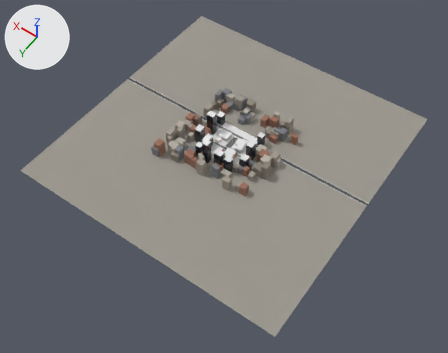
The glTF model game/assets/levels/downtown.gltf, before and after one commit.
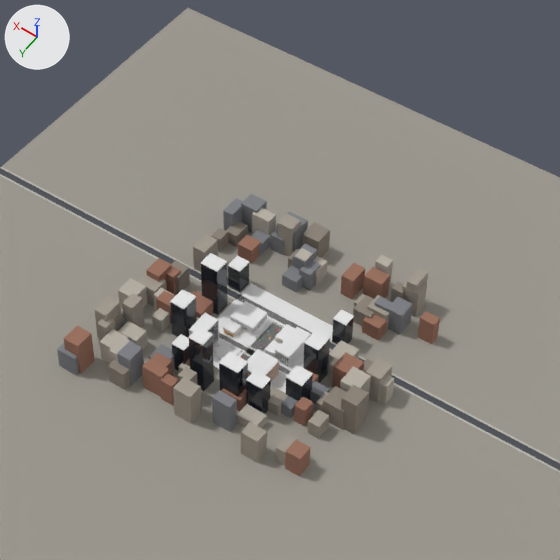
There are two pictures of each version: one whole from a camera (50 mm lens) standing at (-667.0, 968.0, 1352.0) and looking at (-37.0, 86.0, -34.0), one close up on the part from 29% to 77% of the width and 4% to 65% of the height. Every picture has the same lights, and +X, +Y and +Z are marked at upper left. The older version's two pictures come first. Objects named as collision shapes, trigger or cutter boxes, shadow casters or lower levels of detail are left out. Where no turn or scale is listed for an object, it has been applied to the vertices. Vertices at exactly the same position are counted once.

Objects in the first close-up: 'Baked_plaza', 'Baked_world', 'Far' and 2 more.
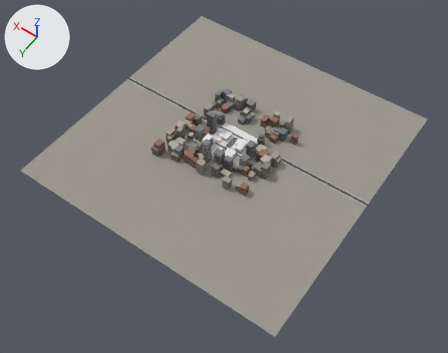
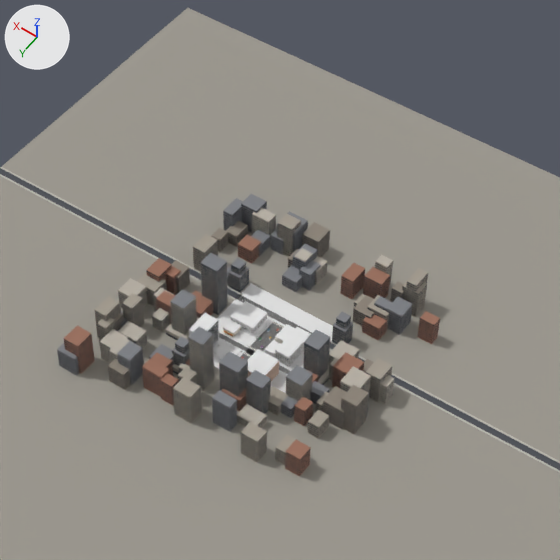
Boxes [x1, y1, x2, y2] around the edits, measured in the close-ups (560 x 560 px):
```json
{"part": 1, "of": "me_baked_world", "change": "deleted", "before": [170, 253, 354, 389]}
{"part": 2, "of": "me_far", "change": "added", "after": [318, 365, 329, 384], "on screen": "mostly hidden"}
{"part": 3, "of": "me_far", "change": "reshaped", "before": [172, 263, 354, 371], "after": [57, 202, 440, 475]}
{"part": 4, "of": "me_far", "change": "recoloured", "before": [170, 298, 312, 401], "after": [170, 298, 312, 401]}
{"part": 5, "of": "me_far", "change": "recoloured", "before": [201, 263, 330, 414], "after": [201, 263, 330, 414]}
```

The change, as JSON lines over the scene's bpy script:
```json
{"op": "add", "block": "mat_farwin", "code": ["mat_farwin = principled_material('FarWin')", "mat_farwin.base_color = (0.0252, 0.0343, 0.0452)  # dark blue #2c343c", "mat_farwin.roughness = 1.0"]}
{"op": "add", "block": "mat_farglass", "code": ["mat_farglass = principled_material('FarGlass')", "mat_farglass.base_color = (0.0343, 0.0513, 0.0685)  # dark blue #34404a", "mat_farglass.roughness = 1.0"]}
{"block": "me_baked_world", "where": "# used by ob_baked_world; location = (0.0, 0.0, 0.0)"}
{"op": "remove", "block": "me_baked_world", "code": "me_baked_world.from_pydata(...)  # 13839 vertices, 25792 faces; spans x -90.0..89.0, y -62.0..97.0, z 0.0..77.0"}
{"op": "add", "block": "me_baked_world", "code": "me_baked_world.from_pydata(...)  # 14239 vertices, 26392 faces; spans x -62.0..62.0, y -62.0..60.0, z 0.0..36.0"}
{"block": "me_baked_world", "change": "me_baked_world part 1: 10 loose pieces with 80 vertices, spanning x -90.0..89.0, y -61.0..97.0, z 34.0..77.0, are deleted"}
{"block": "me_baked_world", "change": "other edits to the shape of me_baked_world do not show in these pictures"}
{"block": "me_far", "where": "# used by ob_far; location = (0.0, 0.0, 0.0)"}
{"op": "remove", "block": "me_far", "code": "me_far.from_pydata(...)  # 5746 vertices, 10640 faces; spans x -420.0..420.0, y -420.0..420.0, z 0.0..76.0"}
{"op": "add", "block": "me_far", "code": "me_far.from_pydata(...)  # 12354 vertices, 20552 faces; spans x -420.0..420.0, y -420.0..420.0, z 0.0..77.0"}
{"block": "me_far", "change": "me_far part 2: a new loose piece, a box spanning x -89.0..-61.0, y -6.0..26.0, z -0.2..9.0, in mat_farblockc (grey #b7b0a5)"}
{"block": "me_far", "change": "me_far part 3: 12 vertices removed from x -78.0..80.0, y -61.0..90.0, z 34.0..40.0; 6380 vertices added at x -158.0..161.0, y -158.0..160.0, z 0.0..77.0"}
{"block": "me_far", "change": "me_far part 4: 36 faces spanning x -90.0..89.0, y 29.0..97.0, z 0.0..76.0 switch from mat_glass (dark blue #1d2630) to mat_farblockc (grey #b7b0a5)"}
{"block": "me_far", "change": "me_far part 5: 54 faces spanning x -84.0..86.0, y -61.0..94.0, z 0.0..70.0 switch from mat_glass (dark blue #1d2630) to mat_farglass (dark blue #34404a)"}
{"block": "me_far", "change": "other edits to the shape of me_far do not show in these pictures"}
{"op": "add", "block": "me_far", "code": "me_far.materials.append(mat_farwin)  # dark blue #2c343c"}
```
